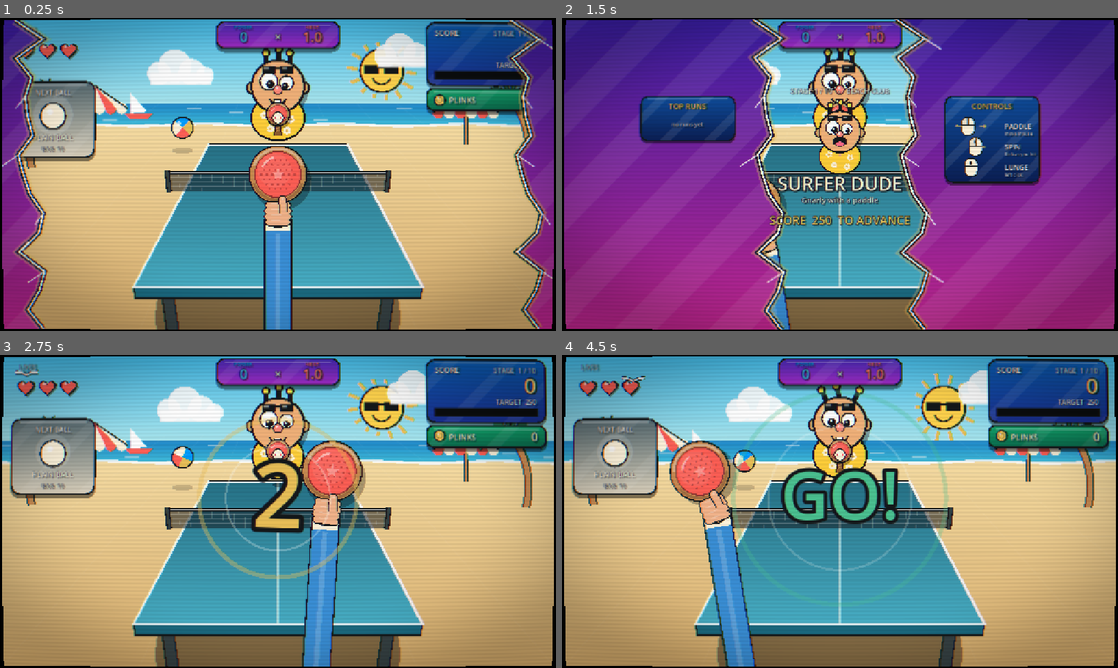
Above: before the commit, frames 1-4 (two rows, left to right).
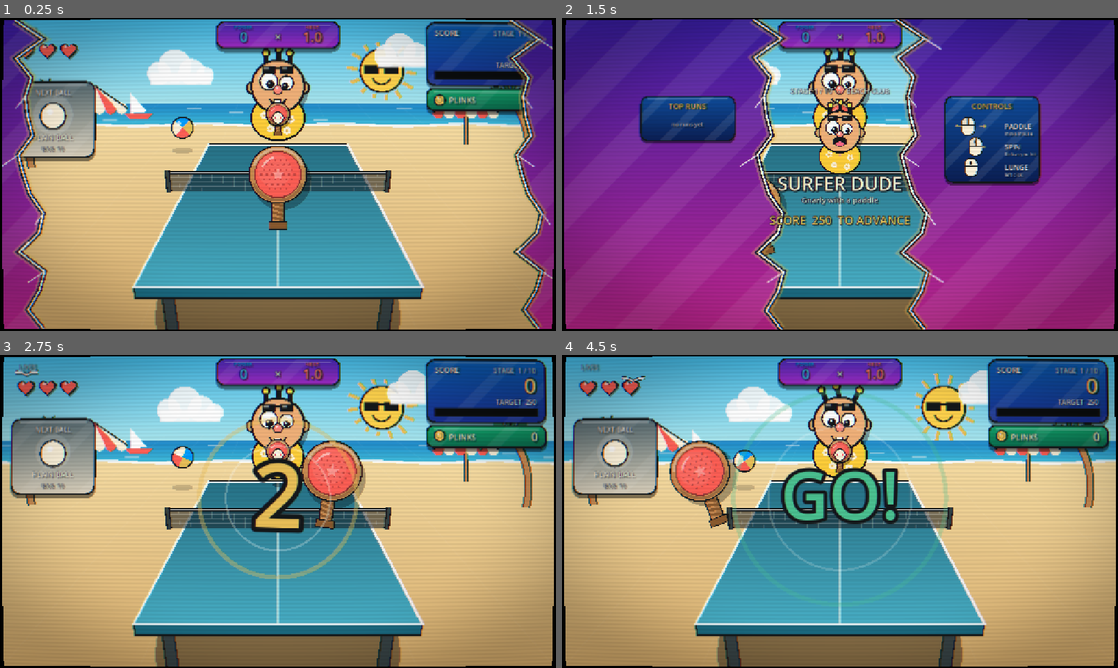
Above: after the commit, the same moments.

Repository: happsie/RoguePong
Game: Godot game, scene res://scenes/main.tscn
Two runs of this game, one before a commit and one after it. Both use one fixed random seed, a clock stepped at 60 frames per second and the inputs below.
Inputs (mouse positions are in pixels of both pictures, inside the frame that each line leads up to):
- Up to frame 1 (0.25 s): no input
- Up to frame 2 (1.5 s): tap Enter at 0.5, 0.6 s; move the mouse to (962, 158) at 0.52 s; click (962, 158) at 0.67 s; tap Space at 0.77 s; drag from (728, 190) to (812, 237) at 1.27 s
- Up to frame 3 (2.75 s): move the mouse to (333, 442) at 2.02 s; tap Enter at 2.1 s; click (333, 442) at 2.17 s
- Up to frame 4 (4.5 s): drag from (812, 574) to (673, 464) at 2.77 s; move the mouse to (1006, 558) at 3.52 s; tap Enter at 3.6 s; click (1006, 558) at 3.67 s; tap Space at 3.77 s; drag from (673, 464) to (756, 433) at 4.27 s

The runs differ from the first frame. In frame 1, 2.1% of the frame differs, in the area x 47-53%, y 56-100%; in frame 2, 0.4%; in frame 3, 2.7%; in frame 4, 2.9%, in the area x 24-35%, y 42-100%.

Commit message:
Remove the hand: show just the paddle
Co-Authored-By: Claude Sonnet 5.5 <noreply@anthropic.com>

Diff:
--- a/scripts/art.gd
+++ b/scripts/art.gd
@@ -161,49 +161,6 @@
 			star.append(Vector2(cos(a), sin(a)) * r * (0.1 if i % 2 == 1 else 0.24))
 		ci.draw_colored_polygon(star, Color(rim.lightened(0.2) if look == "gold" else face.lightened(0.4), 0.85 * alpha))
 	ci.draw_arc(Vector2.ZERO, r * 0.62, deg_to_rad(205), deg_to_rad(255), 10, Color(face.lightened(0.55), alpha), maxf(2.0, r * 0.07))
-	ci.draw_set_transform(Vector2.ZERO, 0.0, Vector2.ONE)
-
-
-## The player's hand gripping the handle, with a sleeved forearm rising from the bottom of the screen.
-## `handle` is the skin's handle length. Draw it after the paddle.
-static func hand(ci: CanvasItem, pos: Vector2, r: float, tilt: float, alpha: float, handle: float = 1.0) -> void:
-	var skin := Color("f2b38a")
-	var sleeve := Color("3a8fd6")
-	var y := r * (0.55 + 1.3 * handle) - r * 0.45
-	# forearm: from the wrist down off the screen, in screen space so it stays roughly upright
-	var wrist := pos + Vector2(0, y + r * 0.2).rotated(tilt)
-	var far := Vector2(lerpf(wrist.x, 640.0, 0.25), 820.0)
-	var dir := (far - wrist).normalized()
-	ci.draw_line(wrist, far, Color(INK, alpha), r * 0.9 + 6.0)
-	ci.draw_line(wrist, far, Color(sleeve, alpha), r * 0.9)
-	ci.draw_line(wrist + dir * r * 0.5, far, Color(sleeve.lightened(0.18), alpha), r * 0.18)
-	ci.draw_line(wrist, wrist + dir * r * 0.42, Color(CREAM, alpha), r * 0.9)
-	ci.draw_set_transform(pos, tilt, Vector2.ONE)
-	# fist: a palm with four fingers wrapped around the handle and the thumb laid along it
-	var w := r * 0.4
-	ellipse(ci, Vector2(0, y + r * 0.04), w + 3.0, r * 0.42 + 3.0, Color(INK, alpha))
-	ellipse(ci, Vector2(0, y + r * 0.04), w, r * 0.42, Color(skin.darkened(0.08), alpha))
-	for i in 4:
-		var fy := y - r * 0.3 + i * r * 0.2
-		var fx := w * (0.92 - absf(i - 1.5) * 0.08)
-		ci.draw_line(Vector2(-fx, fy), Vector2(fx, fy), Color(INK, alpha), r * 0.22 + 5.0)
-		ci.draw_circle(Vector2(-fx, fy), r * 0.11 + 2.5, Color(INK, alpha))
-		ci.draw_circle(Vector2(fx, fy), r * 0.11 + 2.5, Color(INK, alpha))
-	for i in 4:
-		var fy := y - r * 0.3 + i * r * 0.2
-		var fx := w * (0.92 - absf(i - 1.5) * 0.08)
-		ci.draw_line(Vector2(-fx, fy), Vector2(fx, fy), Color(skin, alpha), r * 0.22)
-		ci.draw_circle(Vector2(-fx, fy), r * 0.11, Color(skin, alpha))
-		ci.draw_circle(Vector2(fx, fy), r * 0.11, Color(skin, alpha))
-		ci.draw_line(Vector2(-fx + r * 0.1, fy - r * 0.05), Vector2(fx * 0.3, fy - r * 0.05), Color(skin.lightened(0.3), 0.8 * alpha), maxf(1.5, r * 0.04))
-	# thumb, resting on top of the fingers
-	var t0 := Vector2(w * 0.55, y - r * 0.02)
-	var t1 := Vector2(w * 0.4, y - r * 0.5)
-	ci.draw_line(t0, t1, Color(INK, alpha), r * 0.24 + 5.0)
-	ci.draw_circle(t1, r * 0.12 + 2.5, Color(INK, alpha))
-	ci.draw_line(t0, t1, Color(skin, alpha), r * 0.24)
-	ci.draw_circle(t1, r * 0.12, Color(skin, alpha))
-	ci.draw_circle(t1 + Vector2(0, -r * 0.03), r * 0.05, Color(skin.lightened(0.35), alpha))
 	ci.draw_set_transform(Vector2.ZERO, 0.0, Vector2.ONE)
 
 
--- a/scripts/world_view.gd
+++ b/scripts/world_view.gd
@@ -252,7 +252,6 @@
 	var tilt := lean + clampf(game.paddle_vel.x * -0.0004, -0.35, 0.35) + sin(game.paddle_wobble * 40.0) * game.paddle_wobble * 0.5
 	var skin := game.paddle_def
 	Art.paddle_disc(self, pp, pr, tilt, alpha, skin)
-	Art.hand(self, pp, pr, tilt, alpha, skin.handle)
 
 
 func _fx() -> void:
Not shown, changed: CLAUDE.md
